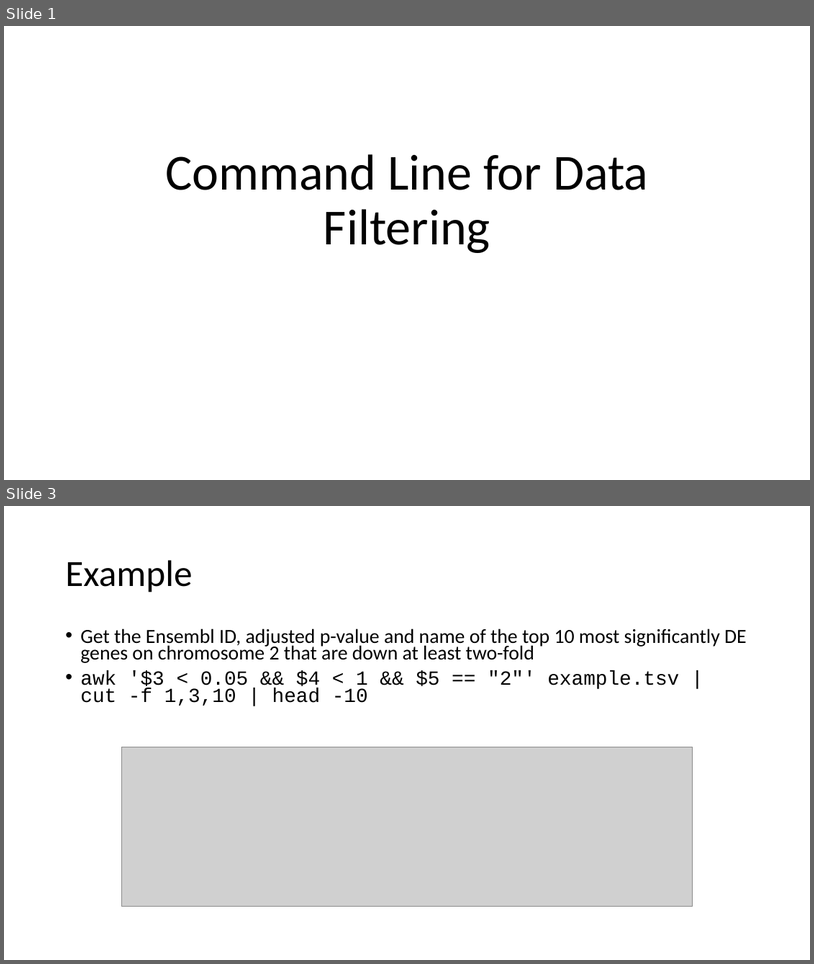
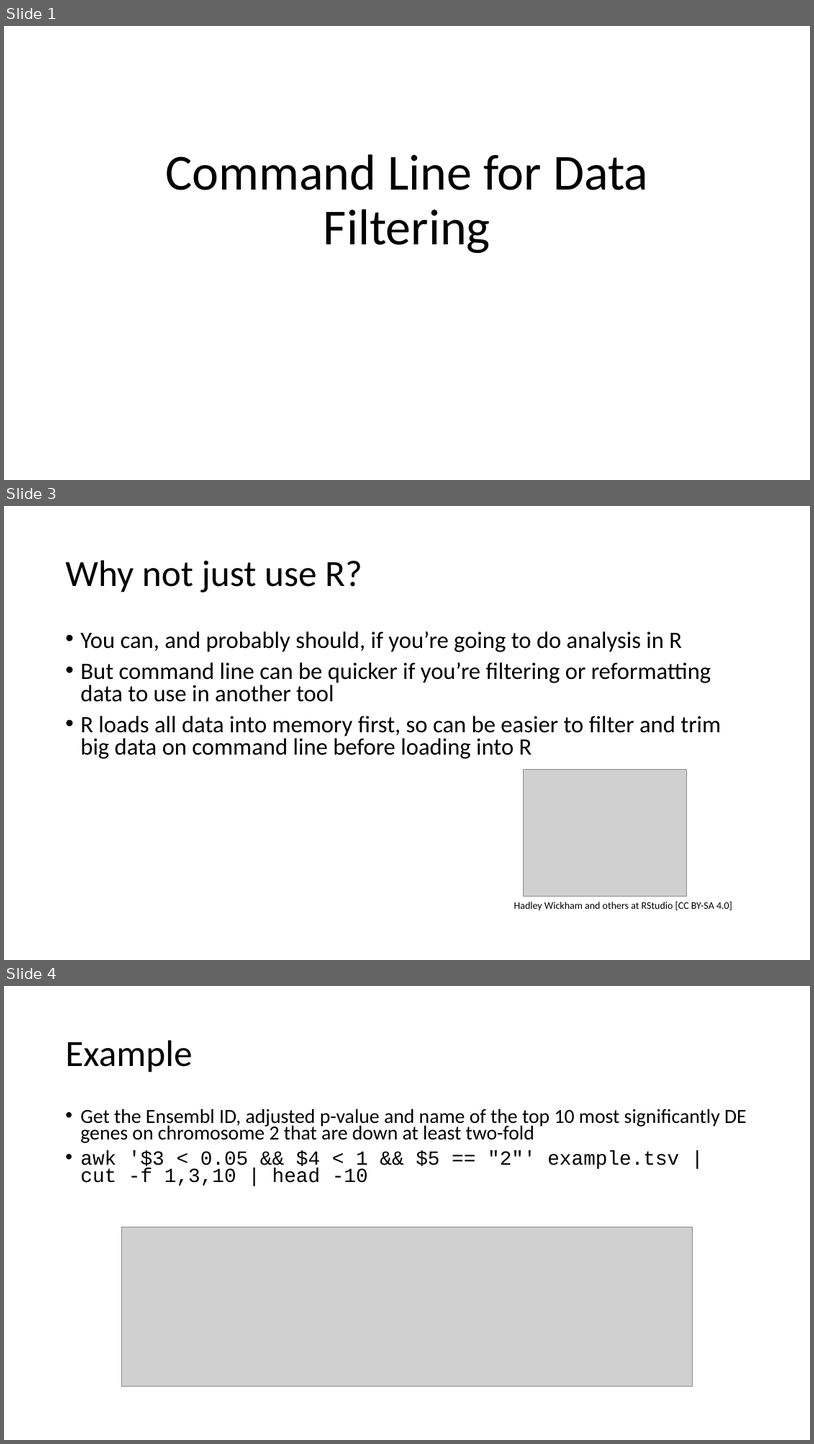
Before and after one commit to richysix/funcgen2019, a slide deck: downloads/command-line.pptx. Shown one above the other, each under a label of ours: slides 1 and 3 before the commit, slides 1, 3 and 4 after it; the slides between them are not shown. The pictures are 814x964 and 814x1444 pixels, drawn with LibreOffice and Linux fonts; fonts in the diff are those of the drawing; grey boxes stand for pictures. Boxes give left, top, right and bottom in pixels: in the first picture for what was removed or moved away, otherwise in the second. Text is boxed around its words. In the diff, an @@ line names an element or a change of style, - is before the commit and + after.

Commit message:
Minor changes to command line slides and exercises.

```diff
--- a/downloads/command-line.pptx
+++ b/downloads/command-line.pptx
@@ slide 3 added at (4,506,810,960), background #FFFFFF @@
@@ title added at (65,560,363,592), 44 pt, text #000000 @@
+Why not just use R?
@@ text added at (80,631,721,759), 28 pt, text #000000 @@
+• You can, and probably should, if you’re going to do analysis in R
+• But command line can be quicker if you’re filtering or reformatting data to use in another tool
+• R loads all data into memory first, so can be easier to filter and trim big data on command line before loading into R
@@ picture added at (524,769,687,896) @@
@@ text added at (514,901,733,911), 12 pt, text #000000 @@
+Hadley Wickham and others at RStudio [CC BY-SA 4.0]
@@ what was slide 3 is now slide 4 @@
```
Also in this commit, not shown: 3 slides changed, 4 other files.
